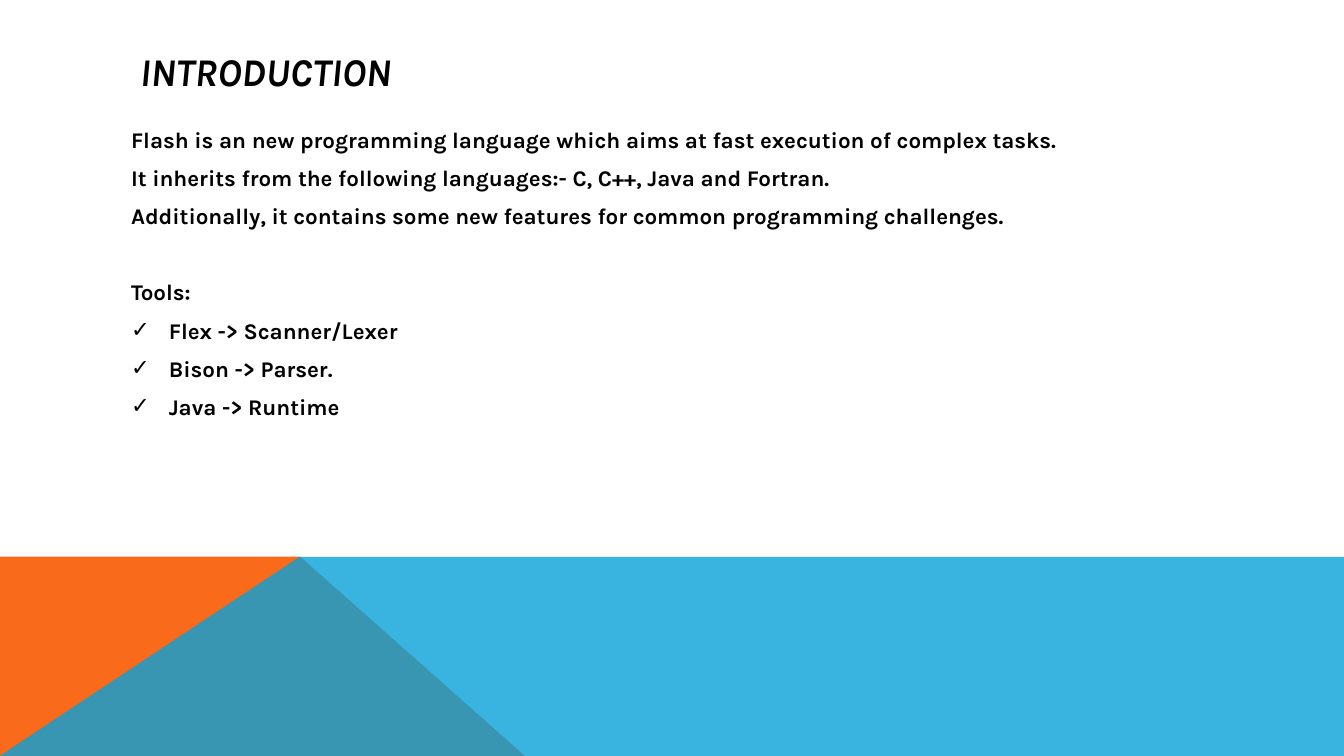
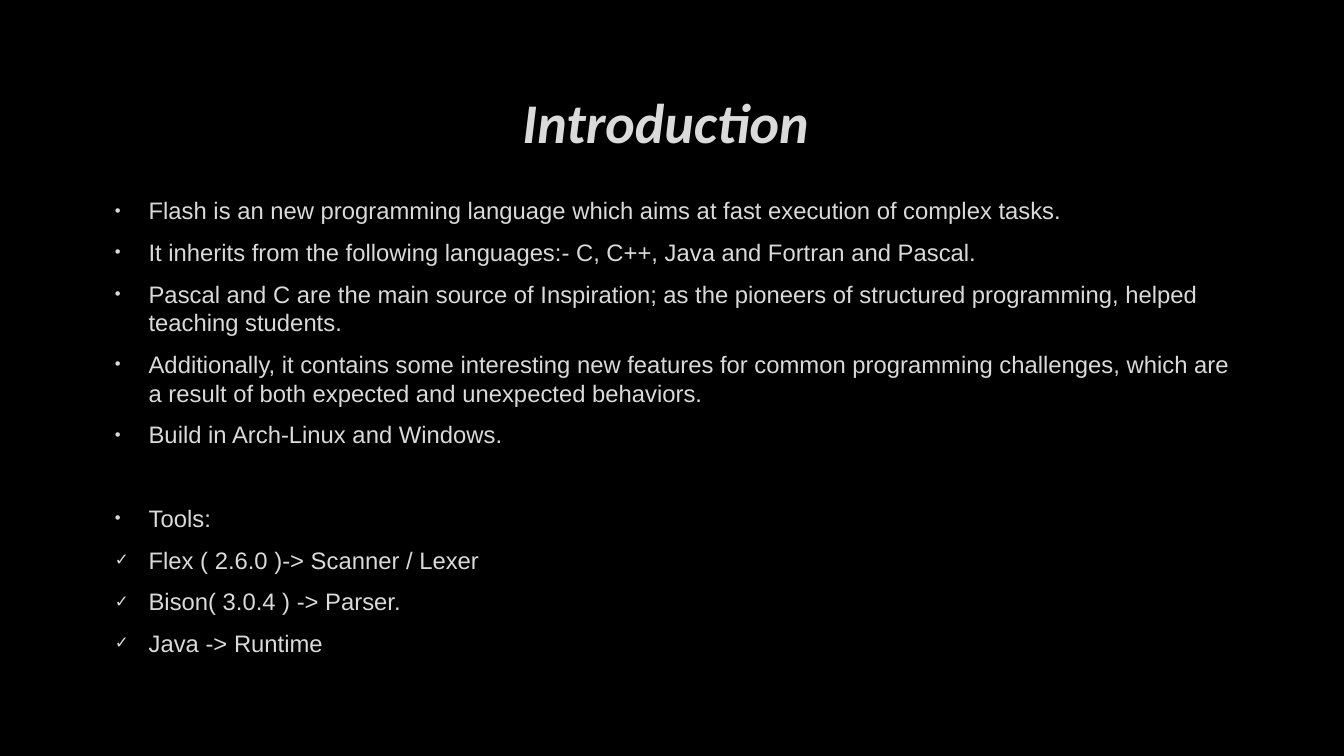
Before and after one commit to bhrlabs/CompilerRuntime, a slide deck: slide 2 of Document/Flash_ppt.pptx. Drawn at 1344x756 pixels with LibreOffice and Linux fonts; fonts in the diff are those of the drawing; background and template pictures are left out. Boxes give left, top, right and bottom in pixels: in the first picture for what was removed or moved away, otherwise in the second. Text is boxed around its words. In the diff, an @@ line names an element or a change of style, - is before the commit and + after.

```diff
--- a/Document/Flash_ppt.pptx
+++ b/Document/Flash_ppt.pptx
@@ background #FFFFFF to picture (left out) @@
@@ title at (x1=522, y1=103, x2=808, y2=144): text changed; size 28 to 40 pt; font Karla to Calibri; text colour #000000 to #DADADA @@
-INTRODUCTION
+Introduction
@@ text "Flash is an new programming ..." moved from (x1=131, y1=132, x2=1056, y2=416) to (x1=149, y1=201, x2=1228, y2=653) @@
@@ text at (x1=149, y1=201, x2=1061, y2=653): size 16 to 17 pt, font Karla to Arial, text colour #000000 to #DADADA, letter outline none to #404040 0.75 pt, bold off in "Flash is an new programming language which ...", "Tools:", "Java -> Runtime"; bullet none to •; more space between paragraphs; indent changed @@
@@ text at (x1=149, y1=243, x2=1228, y2=444): text changed; size 16 to 17 pt; font Karla to Arial; text colour #000000 to #DADADA; bold off @@
-It inherits from the following languages:- C, C++, Java and Fortran.
-Additionally, it contains some new features for common programming challenges.
+• It inherits from the following languages:- C, C++, Java and Fortran and Pascal.
+• Pascal and C are the main source of Inspiration; as the pioneers of structured programming, helped teaching students.
+• Additionally, it contains some interesting new features for common programming challenges, which are a result of both expected and unexpected behaviors.
+• Build in Arch-Linux and Windows.
@@ freeform shape removed at (x1=0, y1=557, x2=525, y2=756) @@
@@ freeform shape removed at (x1=0, y1=557, x2=1344, y2=756) @@
@@ text at (x1=149, y1=551, x2=479, y2=615): text changed; size 16 to 17 pt; font Karla to Arial; text colour #000000 to #DADADA; bold off @@
-✓ Flex -> Scanner/Lexer
-✓ Bison -> Parser.
+✓ Flex ( 2.6.0 )-> Scanner / Lexer
+✓ Bison( 3.0.4 ) -> Parser.
```
Also in this commit, not shown: 12 other slides changed, 8 slides added, 4 slides removed, 21 other files.
